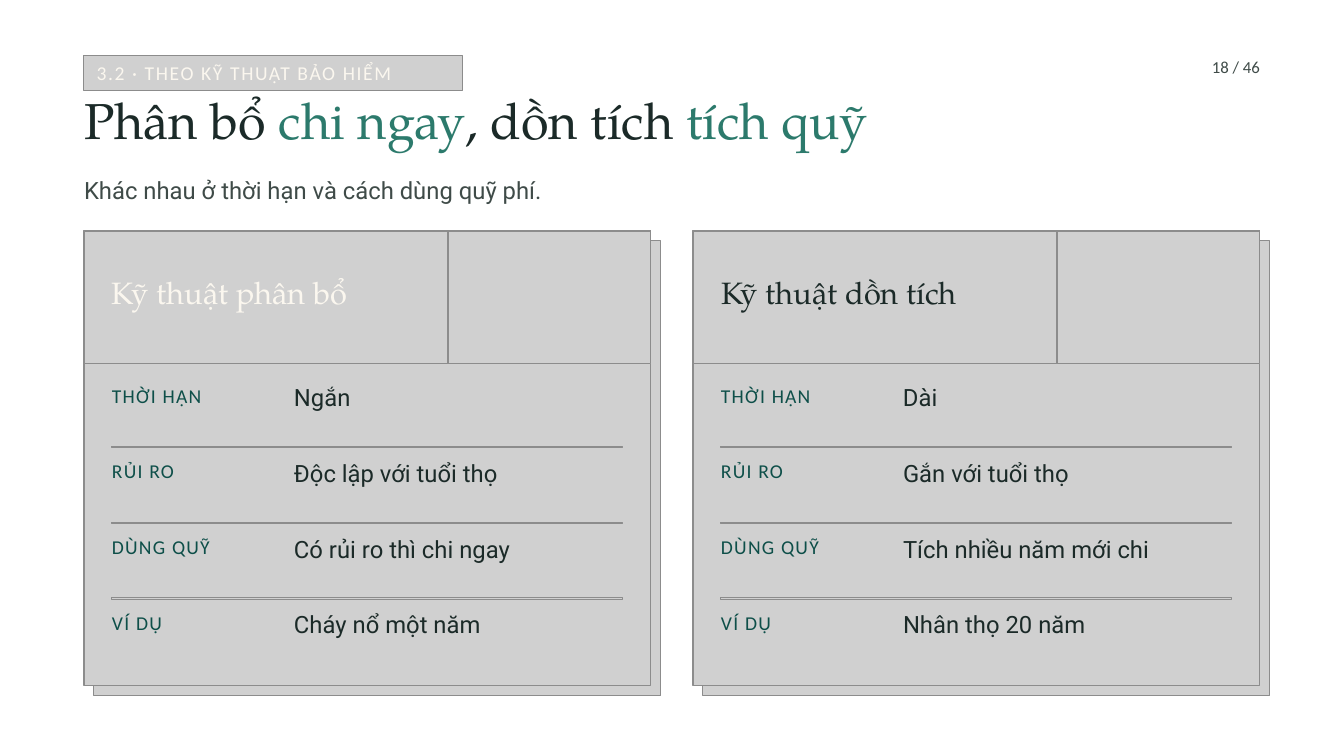
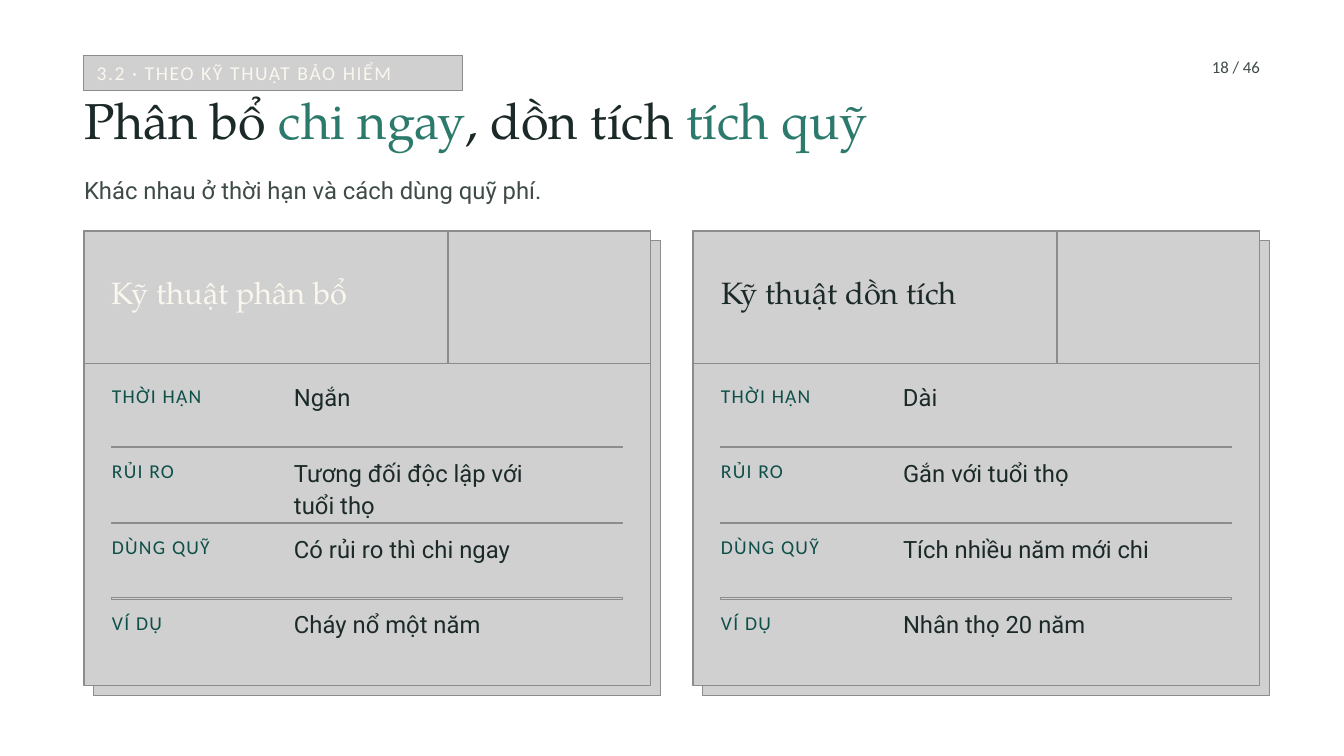
Before and after one commit to tranquanghaofake-dotcom/Law, a slide deck: slide 18 of docs/bai/ch3-bao-hiem-thuong-mai/bao-hiem-thuong-mai.pptx. Drawn at 1344x756 pixels with LibreOffice and Linux fonts; fonts in the diff are those of the drawing; grey boxes stand for pictures; background and template pictures are left out. Boxes give left, top, right and bottom in pixels: in the first picture for what was removed or moved away, otherwise in the second. Text is boxed around its words. In the diff, an @@ line names an element or a change of style, - is before the commit and + after.

```diff
--- a/docs/bai/ch3-bao-hiem-thuong-mai/bao-hiem-thuong-mai.pptx
+++ b/docs/bai/ch3-bao-hiem-thuong-mai/bao-hiem-thuong-mai.pptx
@@ text at (294, 462, 523, 518): text changed @@
-Độc lập với tuổi thọ
+Tương đối độc lập với
+tuổi thọ
```
Also in this commit, not shown: 19 other slides changed, 6 other files.
